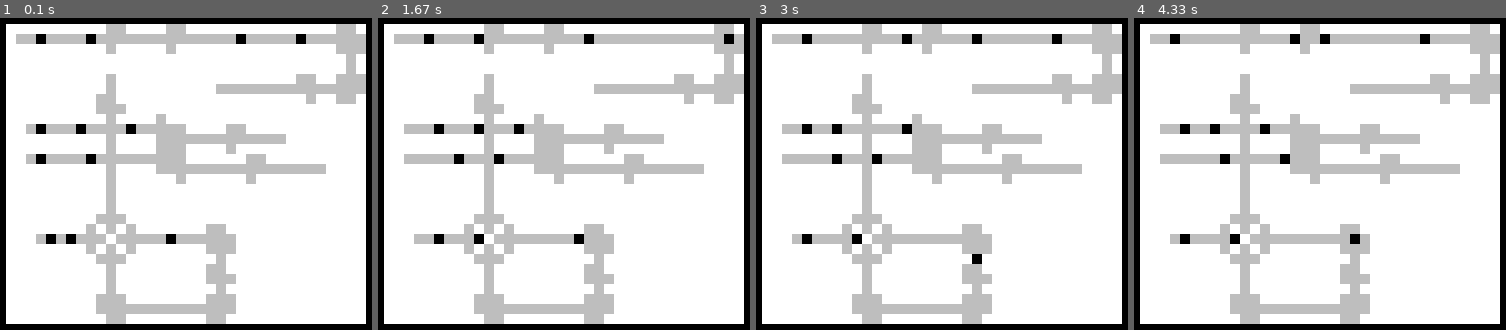
Above: before the commit, frames 1-4 (left to right).
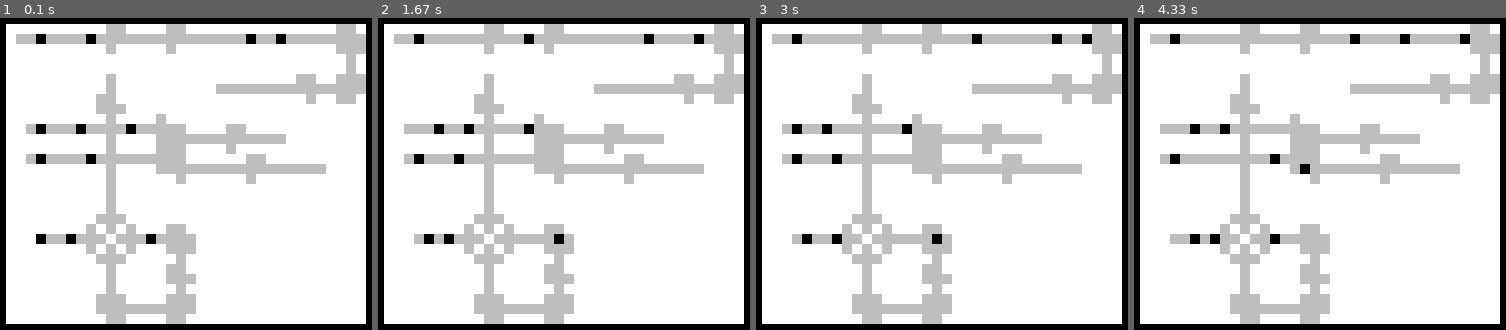
Above: after the commit, the same moments.

Repository: timo/brownomat
Game: pygame game, started from pygamefe.py
Two runs of this game, one before a commit and one after it. Both use one fixed random seed, a clock stepped at 60 frames per second and the inputs below. The source is Python 2; it was converted automatically to run under Python 3.
Inputs:
- Up to frame 1 (0.1 s): no input
- Up to frame 2 (1.67 s): no input
- Up to frame 3 (3 s): no input
- Up to frame 4 (4.33 s): no input

The runs differ from the first frame. In frame 1, 4.3% of the frame differs, in the area x 9-83%, y 5-99%; in frame 2, 5.3%; in frame 3, 4.7%; in frame 4, 5.4%, in the area x 9-91%, y 5-99%.

Commit message:
add conservative 2x2 join implementation string.

Diff:
--- a/pygamefe.py
+++ b/pygamefe.py
@@ -81,17 +81,51 @@
           _
           _
          ___
-        _ _ _       __
-   O_O____ _____O______
-        _ _ _       ___
-         ___         _
-          _         __
-          _         ___
-          _          _
-         ___        ___
-         ______________
-          __        __
+        _ _ _   __
+   O_O____ ___O____
+        _ _ _   ___
+         ___     _
+          _     __
+          _     ___
+          _      _
+         ___    ___
+         __________
+          __    __
 """
+
+c22join = """
+            _  _  _
+            _  _  _
+            _  _  _
+            _  _  _
+            _ ___ _
+           __  __ __
+           ___ _ ___
+          _ _ ___ _ _
+         ___ _____ ___
+        ___ _ ___ _ ___
+      __ _ ___   ___ _ __
+_____________     ____________
+       _ _ _       _ _ _
+     __ ___         ___ __
+___________         __________
+     _  ___         ___  _
+       _ _ _       _ _ _
+_____________     ____________
+      __ _ ___   ___ _ __
+        ___ _ ___ _ ___
+         ___ _____ ___
+          _ _ ___ _ _
+           ___ _ ___
+           __  __ __
+            _ ___ _
+            _  _  _
+            _  _  _
+            _  _  _
+            _  _  _
+
+"""
+
 
 class PyGameFrontend(object):
     def __init__(self):
